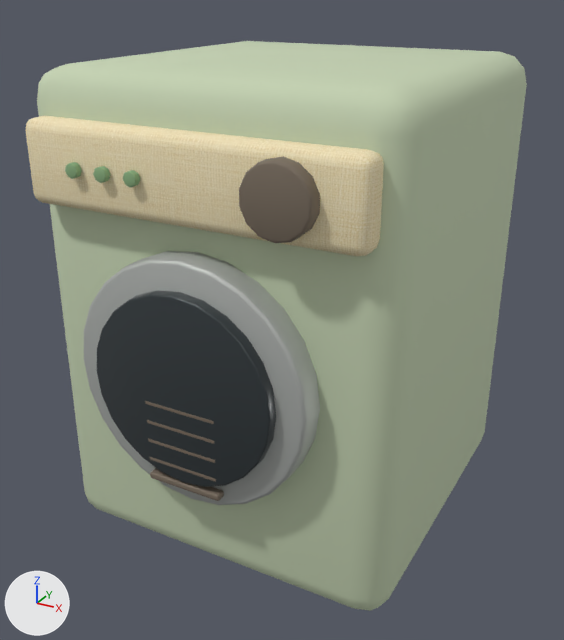
The Blender file assets-source/blender/dryer.blend, before and after one commit.
Before and after are seen from a 50 mm lens placed at (0.651, -1.247, 1.003), pointed at (-0.007, -0.05, 0.405). The lights are fixed; the arrows at lower left show +X, +Y and +Z. The first picture is the older version.

Names of what the first picture shows: 'dryer_body', 'dryer_control_band', 'dryer_dial', 'dryer_door_glass', 'dryer_door_rim' and 8 more.
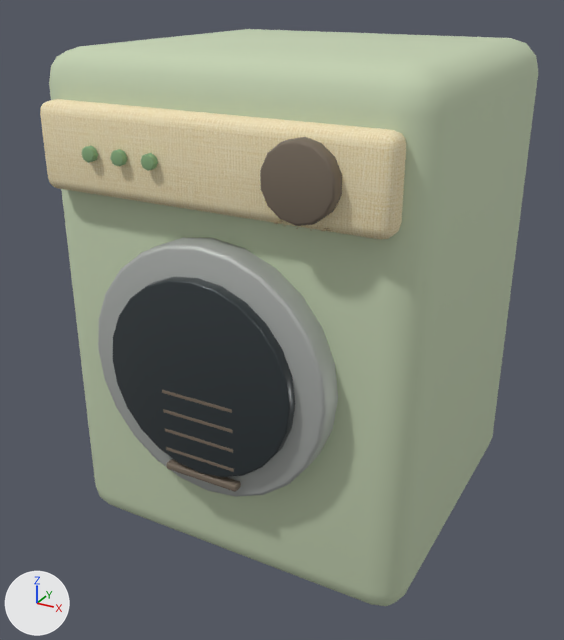
Where the newer file only moved an object's origin or applied its transform, the numbers keep the older frame.

Boxes (x1, y1, x2, y2) around the edits, measured in the pictures (564 x 640 px):
'dryer_body', moved, rescaled: before (37, 41, 527, 611); after (49, 29, 538, 606)
'dryer_control_band', moved, rescaled: before (25, 115, 384, 256); after (40, 99, 406, 239)
'dryer_door_glass', moved, rescaled: before (97, 290, 276, 487); after (113, 277, 295, 477)
'dryer_door_rim', moved, rescaled: before (84, 251, 320, 505); after (98, 237, 338, 497)
'dryer_dial', reshaped: before (239, 156, 320, 243); after (260, 137, 342, 226)

Edits to the bpy script that builds the scene:
```text
Change me_cube_004:
    used by ob_dryer_body; location = (0.0, 0.0, 0.45)
    remove me_cube_004.from_pydata(...)  # 96 vertices, 98 faces; spans x -0.326..0.326, y -0.329..0.329, z -0.428..0.428
    add me_cube_004.from_pydata(...)  # 96 vertices, 98 faces; spans x -0.34..0.34, y -0.284..0.35, z 0.0..0.9
    me_cube_004 part 1: the whole mesh is scaled about its middle by (1.04, 0.964, 1.05), then moved by (0.0, 0.033, 0.45)
Change me_cube_005:
    used by ob_dryer_control_band; location = (0.0, -0.343, 0.738)
    remove me_cube_005.from_pydata(...)  # 96 vertices, 98 faces; spans x -0.292..0.292, y -0.027..0.027, z -0.068..0.068
    add me_cube_005.from_pydata(...)  # 96 vertices, 98 faces; spans x -0.305..0.305, y -0.324..-0.271, z 0.682..0.824
    me_cube_005 part 2: the whole mesh is scaled about its middle by (1.04, 0.964, 1.05), then moved by (0.0, -0.297, 0.753)
Change me_cone_006:
    used by ob_dryer_door_rim; location = (0.0, -0.35, 0.414); rotation_euler = (1.571, 0.0, 0.0), in degrees (90, 0, 0)
    remove me_cone_006.from_pydata(...)  # 144 vertices, 122 faces; spans x -0.211..0.211, y -0.211..0.211, z -0.027..0.027
    add me_cone_006.from_pydata(...)  # 144 vertices, 122 faces; spans x -0.22..0.22, y -0.224..0.22, z -0.072..-0.019
    me_cone_006 part 3: the whole mesh is scaled about its middle by (1.04, 1.05, 0.964), then moved by (0.0, -0.002, -0.046)
Change me_cone_007:
    used by ob_dryer_door_glass; location = (0.0, -0.385, 0.414); rotation_euler = (1.571, 0.0, 0.0), in degrees (90, 0, 0)
    remove me_cone_007.from_pydata(...)  # 144 vertices, 122 faces; spans x -0.163..0.163, y -0.163..0.163, z -0.013..0.013
    add me_cone_007.from_pydata(...)  # 144 vertices, 122 faces; spans x -0.17..0.17, y -0.174..0.17, z -0.059..-0.035
    me_cone_007 part 4: the whole mesh is scaled about its middle by (1.04, 1.05, 0.964), then moved by (0.0, -0.002, -0.047)
Change me_cone_008:
    used by ob_dryer_dial; location = (0.17, -0.378, 0.738); rotation_euler = (1.571, 0.0, 0.0), in degrees (90, 0, 0)
    remove me_cone_008.from_pydata(...)  # 84 vertices, 72 faces; spans x -0.0536..0.0536, y -0.055..0.055, z -0.0175..0.0175
    add me_cone_008.from_pydata(...)  # 84 vertices, 72 faces; spans x -0.0488..0.0629, y -0.0427..0.0731, z -0.0637..-0.0299
    me_cone_008 part 5: the whole mesh is multiplied about its middle by the matrix ((1.042, 0.0, 0.0), (0.0, 1.053, 0.0), (0.0, 0.0, 0.964)), then moved by (0.0071, 0.0152, -0.0468)
Change ob_dryer_body:
    ob_dryer_body.location: (0.0, 0.0, 0.45) -> (0.0, 0.0, 0.0)
Change ob_dryer_control_band:
    ob_dryer_control_band.location: (0.0, -0.343, 0.738) -> (0.0, 0.0, 0.0)
```
